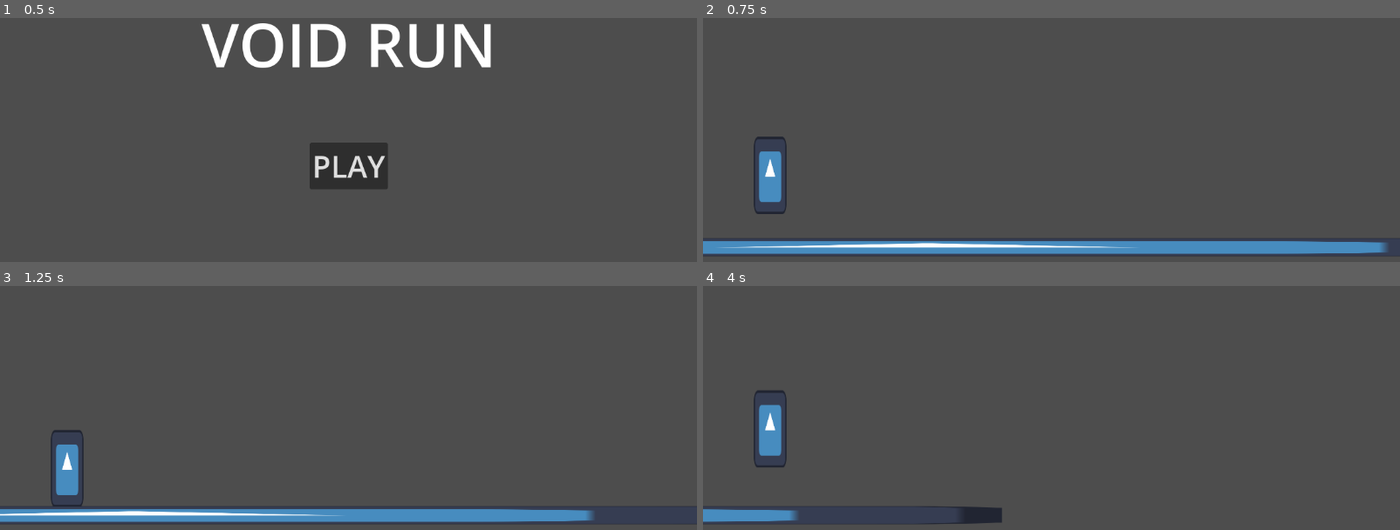
Above: before the commit, frames 1-4 (two rows, left to right).
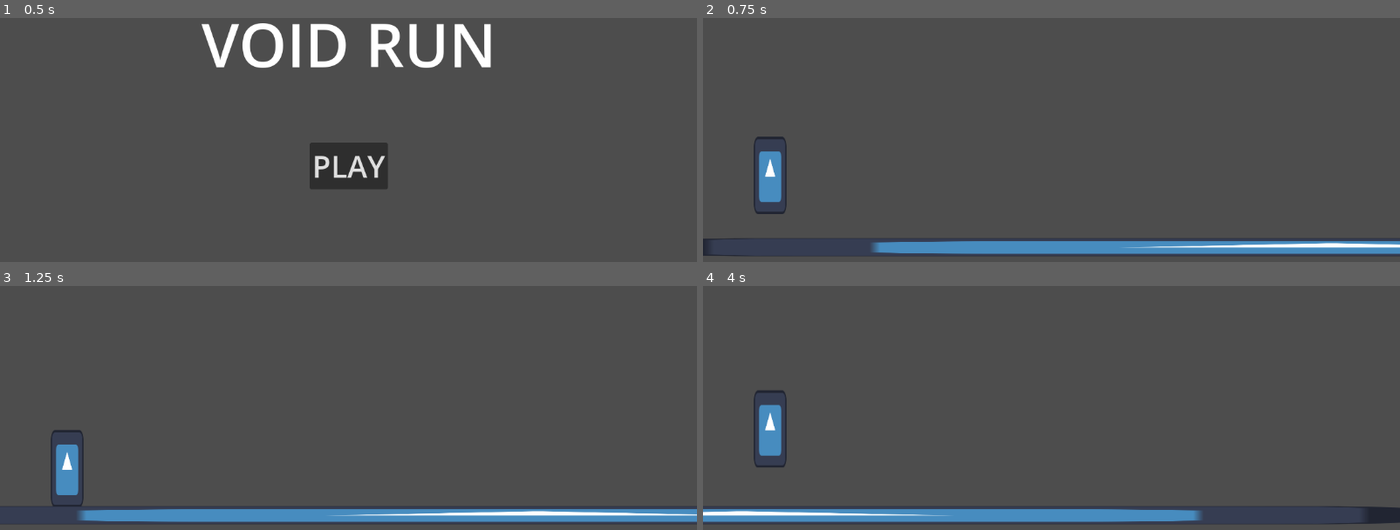
Above: after the commit, the same moments.

Repository: KeyraWebb/mobile-game-small-2025
Game: Godot game, scene res://Scenes/main_menu.tscn
Same seed, same stepped clock (60 frames per second), same inputs: the game is played once before the commit and once after it. The engine's default icon, where the game draws it, is replaced by a stand-in: a white triangle on a blue panel in a dark square.
Inputs (mouse positions are in pixels of both pictures, inside the frame that each line leads up to):
- Up to frame 1 (0.5 s): no input
- Up to frame 2 (0.75 s): click "PLAY" at 0.5 s
- Up to frame 3 (1.25 s): no input
- Up to frame 4 (4 s): tap Enter (ui_accept) at 1.25, 1.52, 2.27, 3.77 s; move the mouse to (1204, 415) at 1.27 s; press the mouse at (1204, 415) at 1.28 s; move the mouse to (912, 454) at 2.02 s; release the mouse at (912, 454) at 2.03 s; click (912, 454) at 2.1 s; move the mouse to (1121, 347) at 2.77 s; press the mouse at (1121, 347) at 2.78 s; move the mouse to (1016, 512) at 3.52 s; release the mouse at (1016, 512) at 3.53 s; click (1016, 512) at 3.6 s

Frame 1 is identical in both runs. In frame 2, 2.7% of the frame differs, in the area x 0-100%, y 90-98%; in frame 3, 2.7%; in frame 4, 4.3%.

Commit message:
feat(Player): add swipe detection

Diff:
--- /dev/null
+++ b/infinite-runner/Scenes/Objects/player.tscn
@@ -0,0 +1,27 @@
+[gd_scene load_steps=5 format=3 uid="uid://bsdpfv0ogayj8"]
+
+[ext_resource type="Script" path="res://Scripts/player.gd" id="1_d51wf"]
+[ext_resource type="Texture2D" uid="uid://di76lu3eh2sl1" path="res://icon.svg" id="2_ophkl"]
+[ext_resource type="Script" path="res://Scripts/camera.gd" id="2_p8o7k"]
+
+[sub_resource type="CapsuleShape2D" id="CapsuleShape2D_e3hpu"]
+radius = 27.0
+height = 126.0
+
+[node name="Player" type="CharacterBody2D"]
+position = Vector2(112, 328)
+script = ExtResource("1_d51wf")
+
+[node name="Camera2D" type="Camera2D" parent="."]
+position = Vector2(465, -4)
+limit_top = 0
+limit_bottom = 0
+script = ExtResource("2_p8o7k")
+minLength = 200
+
+[node name="Sprite2D" type="Sprite2D" parent="."]
+scale = Vector2(0.42, 1)
+texture = ExtResource("2_ophkl")
+
+[node name="CollisionShape2D" type="CollisionShape2D" parent="."]
+shape = SubResource("CapsuleShape2D_e3hpu")
--- a/infinite-runner/Scenes/game.tscn
+++ b/infinite-runner/Scenes/game.tscn
@@ -1,34 +1,16 @@
-[gd_scene load_steps=5 format=3 uid="uid://b6p0ch7meljjh"]
+[gd_scene load_steps=4 format=3 uid="uid://b6p0ch7meljjh"]
 
 [ext_resource type="Texture2D" uid="uid://di76lu3eh2sl1" path="res://icon.svg" id="1_cb6bc"]
-[ext_resource type="Script" path="res://Scenes/character_body_2d.gd" id="1_u2qd0"]
-
-[sub_resource type="CapsuleShape2D" id="CapsuleShape2D_e3hpu"]
-radius = 27.0
-height = 126.0
+[ext_resource type="PackedScene" uid="uid://bsdpfv0ogayj8" path="res://Scenes/Objects/player.tscn" id="1_qt0gu"]
 
 [sub_resource type="WorldBoundaryShape2D" id="WorldBoundaryShape2D_eoas8"]
 
 [node name="Game" type="Node2D"]
 
-[node name="Player" type="CharacterBody2D" parent="."]
-position = Vector2(112, 328)
-script = ExtResource("1_u2qd0")
-
-[node name="Camera2D" type="Camera2D" parent="Player"]
-position = Vector2(465, -4)
-limit_top = 0
-limit_bottom = 0
-
-[node name="Sprite2D" type="Sprite2D" parent="Player"]
-scale = Vector2(0.42, 1)
-texture = ExtResource("1_cb6bc")
-
-[node name="CollisionShape2D" type="CollisionShape2D" parent="Player"]
-shape = SubResource("CapsuleShape2D_e3hpu")
+[node name="Player" parent="." instance=ExtResource("1_qt0gu")]
 
 [node name="Ground" type="StaticBody2D" parent="."]
-position = Vector2(422, 459)
+position = Vector2(1090, 459)
 
 [node name="Sprite2D" type="Sprite2D" parent="Ground"]
 scale = Vector2(17.16, 0.24)
--- /dev/null
+++ b/infinite-runner/Scripts/camera.gd
@@ -0,0 +1,26 @@
+## For detecting swipe input
+##
+## @tutorial: https://www.youtube.com/watch?v=mcKhZPBLhLo&list=WL&index=1
+
+extends Camera2D
+
+
+@export var minLength : int
+var startPos : Vector2
+var curPos: Vector2
+var swiping = false
+
+# Called every frame. 'delta' is the elapsed time since the previous frame.
+func _process(delta: float) -> void:
+	if Input.is_action_just_pressed("Interact"):
+		if !swiping:
+			swiping = true
+			startPos = get_global_mouse_position()
+	if Input.is_action_pressed("Interact"):
+		if swiping:
+			curPos = get_global_mouse_position()
+			if startPos.distance_to(curPos) >= minLength:
+				print("Swipe detected!")
+				swiping = false
+	else:
+		swiping = false
--- a/infinite-runner/project.godot
+++ b/infinite-runner/project.godot
@@ -21,9 +21,10 @@
 
 [input]
 
-Select={
+Interact={
 "deadzone": 0.5,
-"events": [null]
+"events": [Object(InputEventMouseButton,"resource_local_to_scene":false,"resource_name":"","device":-1,"window_id":0,"alt_pressed":false,"shift_pressed":false,"ctrl_pressed":false,"meta_pressed":false,"button_mask":0,"position":Vector2(0, 0),"global_position":Vector2(0, 0),"factor":1.0,"button_index":1,"canceled":false,"pressed":false,"double_click":false,"script":null)
+]
 }
 
 [rendering]
Renamed: infinite-runner/Scenes/character_body_2d.gd -> infinite-runner/Scripts/player.gd
